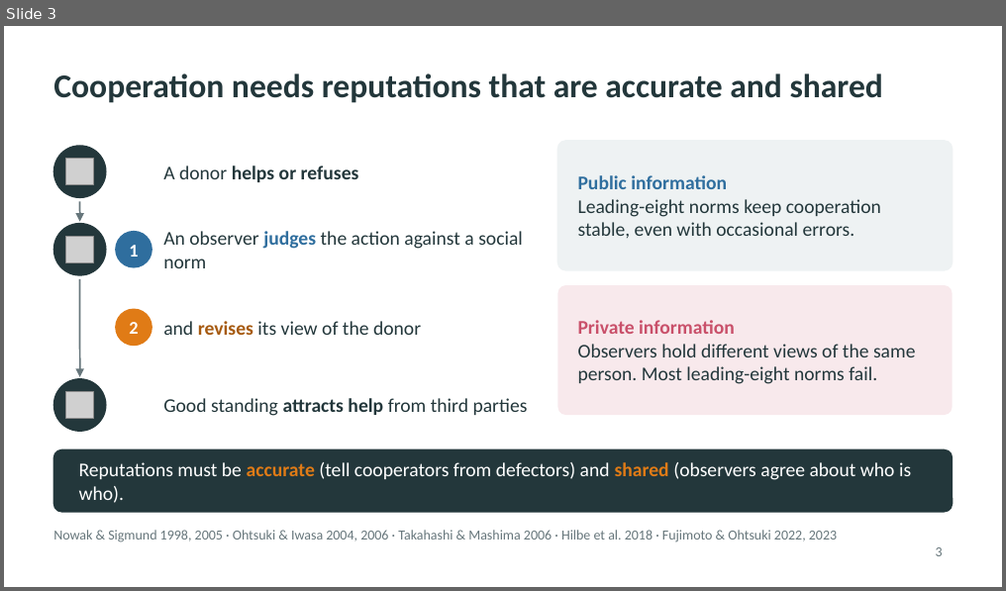
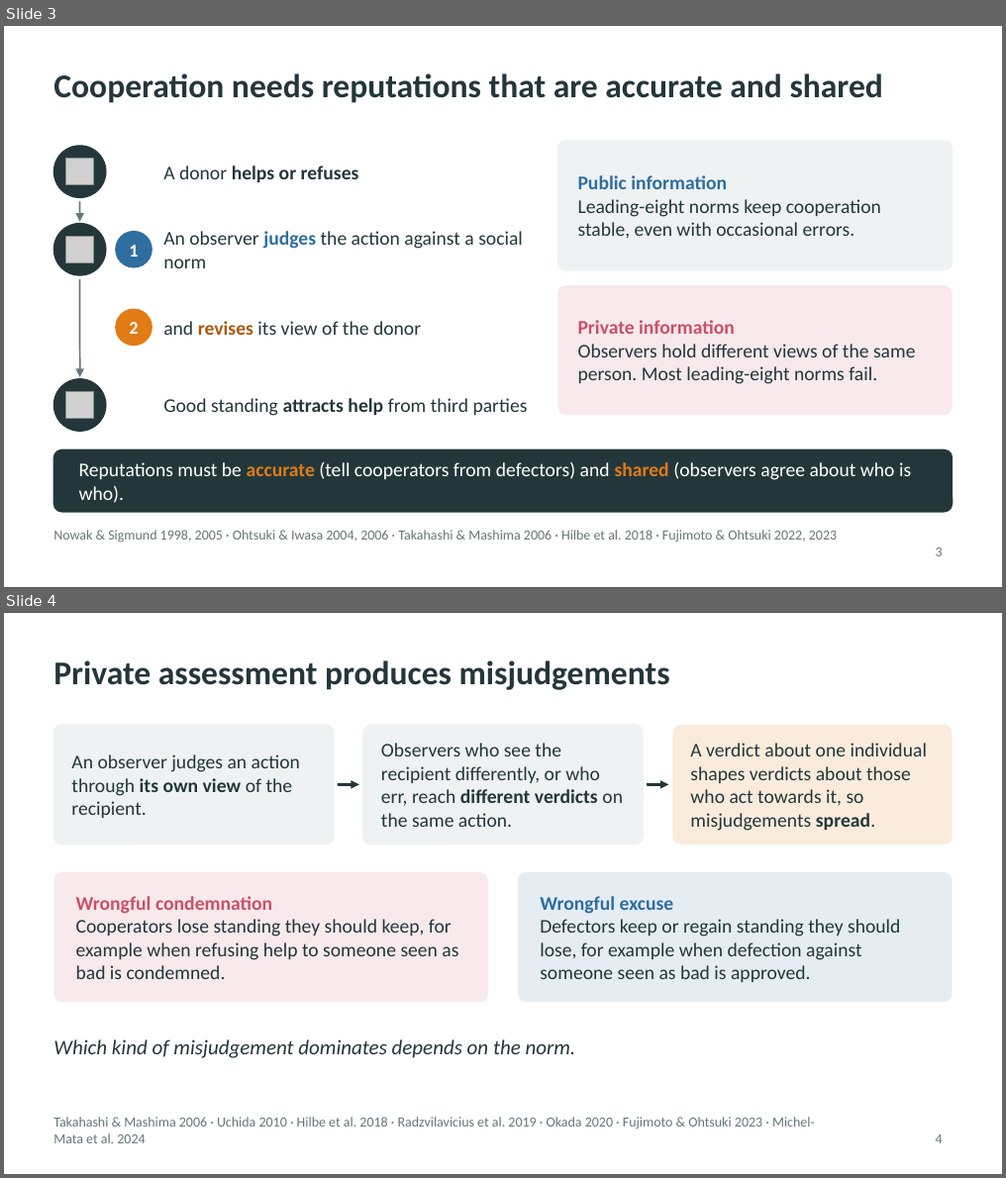
Before and after one commit to JoeWynn7/IR_paper, a slide deck: Slides/IR_motivation_section.pptx. Shown one above the other, each under a label of ours: slide 3 before the commit, slides 3 and 4 after it. The pictures are 1006x591 and 1006x1178 pixels, drawn with LibreOffice and Linux fonts; fonts in the diff are those of the drawing; grey boxes stand for pictures. Boxes give left, top, right and bottom in pixels: in the first picture for what was removed or moved away, otherwise in the second. Text is boxed around its words. In the diff, an @@ line names an element or a change of style, - is before the commit and + after.

```diff
--- a/Slides/IR_motivation_section.pptx
+++ b/Slides/IR_motivation_section.pptx
@@ slide 4 added at (x1=4, y1=613, x2=1002, y2=1174), background #FFFFFF @@
@@ title added at (x1=54, y1=661, x2=670, y2=690), 24 pt, text #23373B, bold @@
+Private assessment produces misjudgements
@@ rounded rectangle added at (x1=54, y1=725, x2=334, y2=845), fill #EEF2F3, outline #EEF2F3 1 pt @@
@@ rounded rectangle added at (x1=363, y1=725, x2=643, y2=845), fill #EEF2F3, outline #EEF2F3 1 pt @@
@@ rounded rectangle added at (x1=672, y1=725, x2=952, y2=845), fill #E07B16 at 15% opacity @@
@@ text added at (x1=71, y1=755, x2=300, y2=818), 14 pt, text #23373B @@
+An observer judges an action through its own view of the recipient.
@@ text added at (x1=381, y1=743, x2=623, y2=827), 14 pt, text #23373B @@
+Observers who see the recipient differently, or who err, reach different verdicts on the same action.
@@ text added at (x1=690, y1=743, x2=927, y2=831), 14 pt, text #23373B @@
+A verdict about one individual shapes verdicts about those who act towards it, so misjudgements spread.
@@ arrow added from (338, 784) to (359, 784), #23373B 2 pt @@
@@ arrow added from (647, 784) to (668, 784), #23373B 2 pt @@
@@ rounded rectangle added at (x1=54, y1=872, x2=488, y2=1002), fill #C9506A at 12% opacity @@
@@ rounded rectangle added at (x1=518, y1=872, x2=952, y2=1002), fill #2F6E9E at 12% opacity @@
@@ text added at (x1=76, y1=896, x2=458, y2=979), 14 pt, text #23373B @@
+Wrongful condemnation
+Cooperators lose standing they should keep, for example when refusing help to someone seen as bad is condemned.
@@ text added at (x1=540, y1=896, x2=900, y2=982), 14 pt, text #23373B @@
+Wrongful excuse
+Defectors keep or regain standing they should lose, for example when defection against someone seen as bad is approved.
@@ text added at (x1=54, y1=1040, x2=576, y2=1059), 15 pt, text #23373B, italic @@
+Which kind of misjudgement dominates depends on the norm.
@@ text added at (x1=54, y1=1117, x2=815, y2=1144), 10 pt, text #66767B @@
+Takahashi & Mashima 2006 · Uchida 2010 · Hilbe et al. 2018 · Radzvilavicius et al. 2019 · Okada 2020 · Fujimoto & Ohtsuki 2023 · Michel-Mata et al. 2024
@@ page number added at (x1=936, y1=1135, x2=943, y2=1144), 10 pt, text #66767B @@
+4
```
Also in this commit, not shown: 4 slides changed, 1 other slide added, 2 slides removed, 2 other files.
